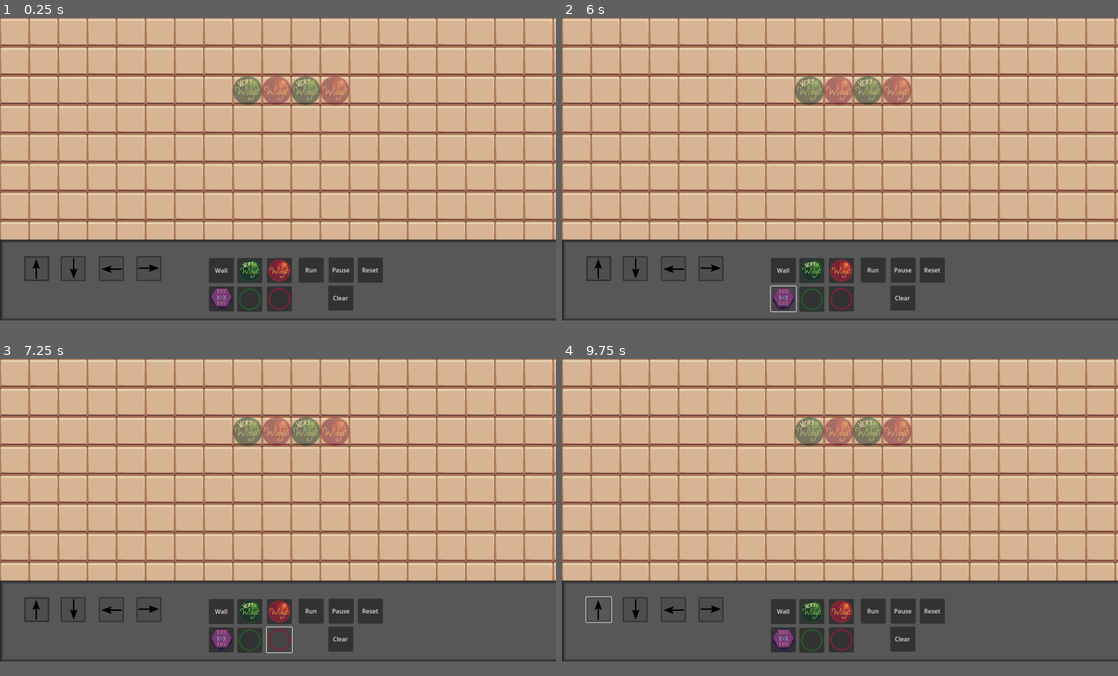
Above: before the commit, frames 1-4 (two rows, left to right).
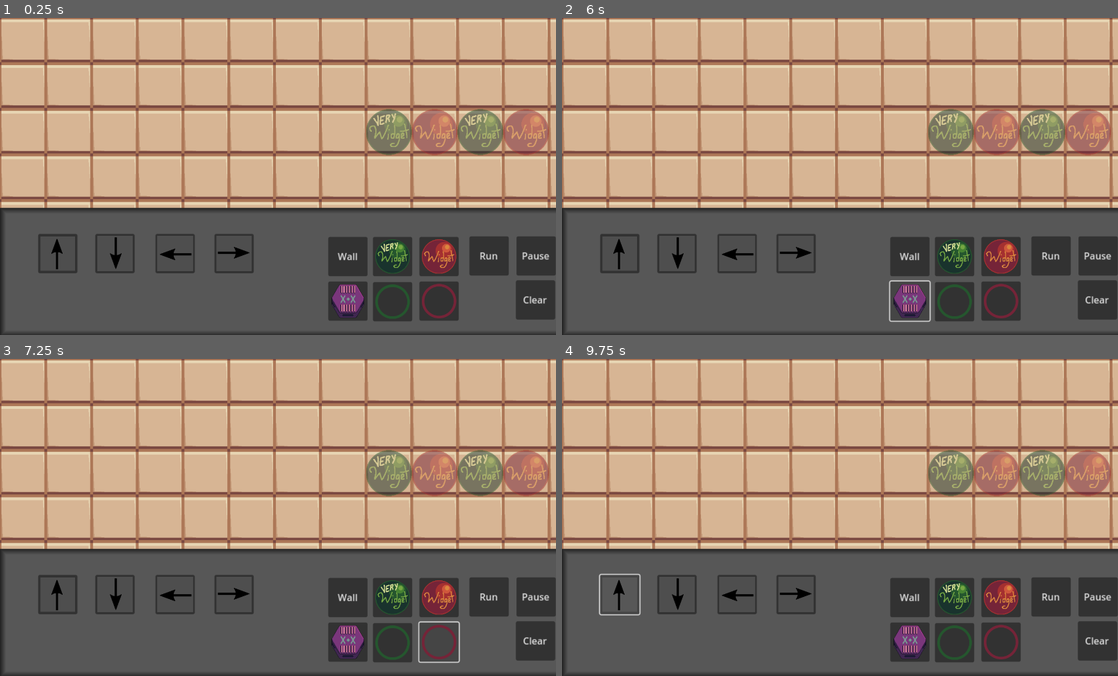
Above: after the commit, the same moments.

Repository: Salanmander/Roguetronics
Game: Godot game, scene res://Factory/factory.tscn
The game is run twice, just before and just after one commit, with the same random seed, the same clock (stepped at 60 frames per second) and the same inputs. The engine's default icon, where the game draws it, is replaced by a stand-in: a white triangle on a blue panel in a dark square.
Inputs (mouse positions are in pixels of both pictures, inside the frame that each line leads up to; where the layout moved, square brackets give the same spot in the first picture):
- Up to frame 1 (0.25 s): no input
- Up to frame 2 (6 s): click (617, 243) [600, 268] at 0.5 s; click (678, 243) [634, 268] at 1.25 s; click (739, 243) [673, 268] at 2 s; click (795, 243) [712, 268] at 2.75 s; click (1001, 246) [840, 271] at 3.5 s; click (956, 246) [812, 271] at 4.25 s; click "Run" at 5 s; click (912, 287) [784, 300] at 5.75 s
- Up to frame 3 (7.25 s): click (439, 628) [278, 641] at 6.5 s
- Up to frame 4 (9.75 s): click (956, 628) [812, 641] at 7.25 s; click "Wall" at 8 s; click "Clear" at 8.75 s; click (617, 584) [600, 609] at 9.5 s
In our replay, the window is 800x436 before the commit and 800x457 after it. These sizes can differ from the game's own. Grey fills any space a smaller window leaves; there, only what the larger window draws over its background counts as a difference.

The runs differ from the first frame. In frame 1, 49% of the frame differs, in the area x 0-100%, y 0-100%; in frame 2, 49%; in frame 3, 49%; in frame 4, 49%.

Commit message:
Revert demo settings

Diff:
--- a/Factory/Assembly/assembly.gd
+++ b/Factory/Assembly/assembly.gd
@@ -112,7 +112,6 @@
 		pass
 
 	position -= delta
-
 
 	return can_move
 
--- a/Factory/factory_floor.gd
+++ b/Factory/factory_floor.gd
@@ -279,6 +279,7 @@
 
 	machines = []
 
+
 func delete_walls():
 	var child_list:Array[Node] = get_children()
 
--- a/project.godot
+++ b/project.godot
@@ -27,8 +27,8 @@
 
 [display]
 
-window/size/viewport_width=2200
-window/size/viewport_height=1200
+window/size/viewport_width=1400
+window/size/viewport_height=800
 
 [filesystem]
 
